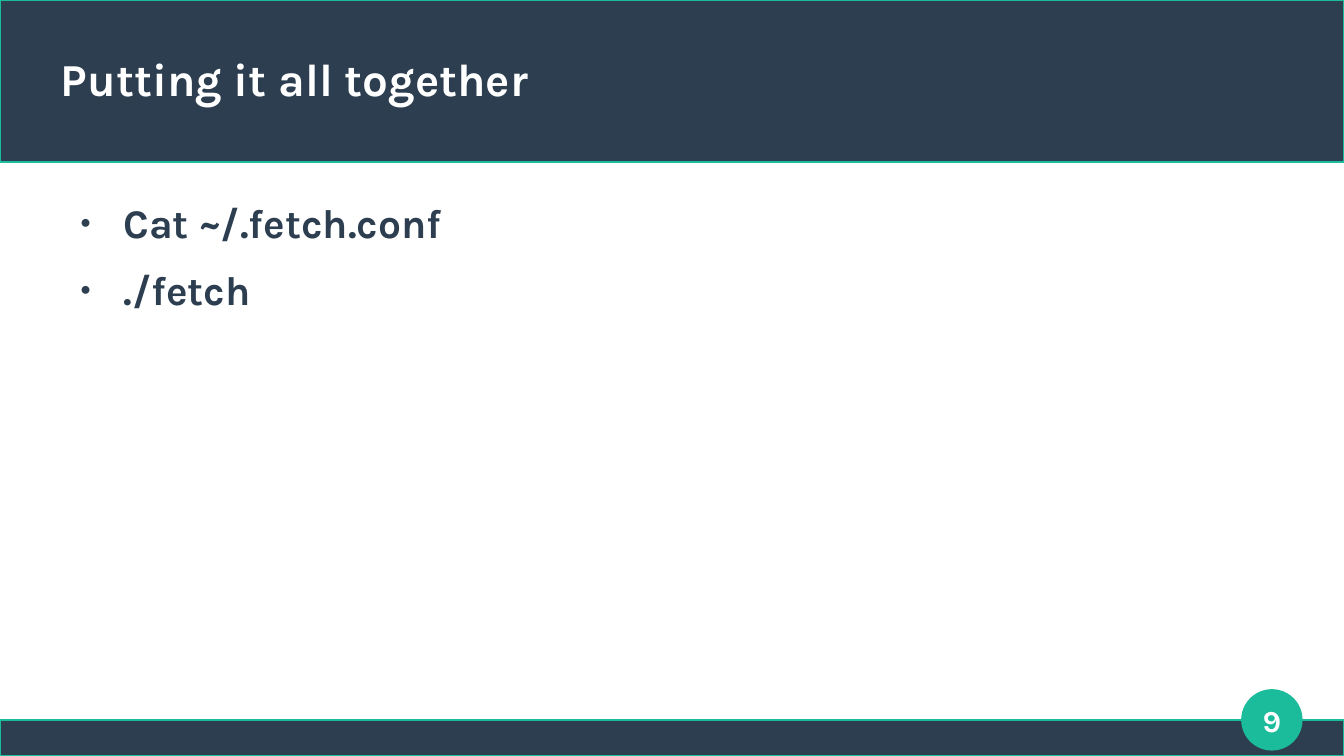
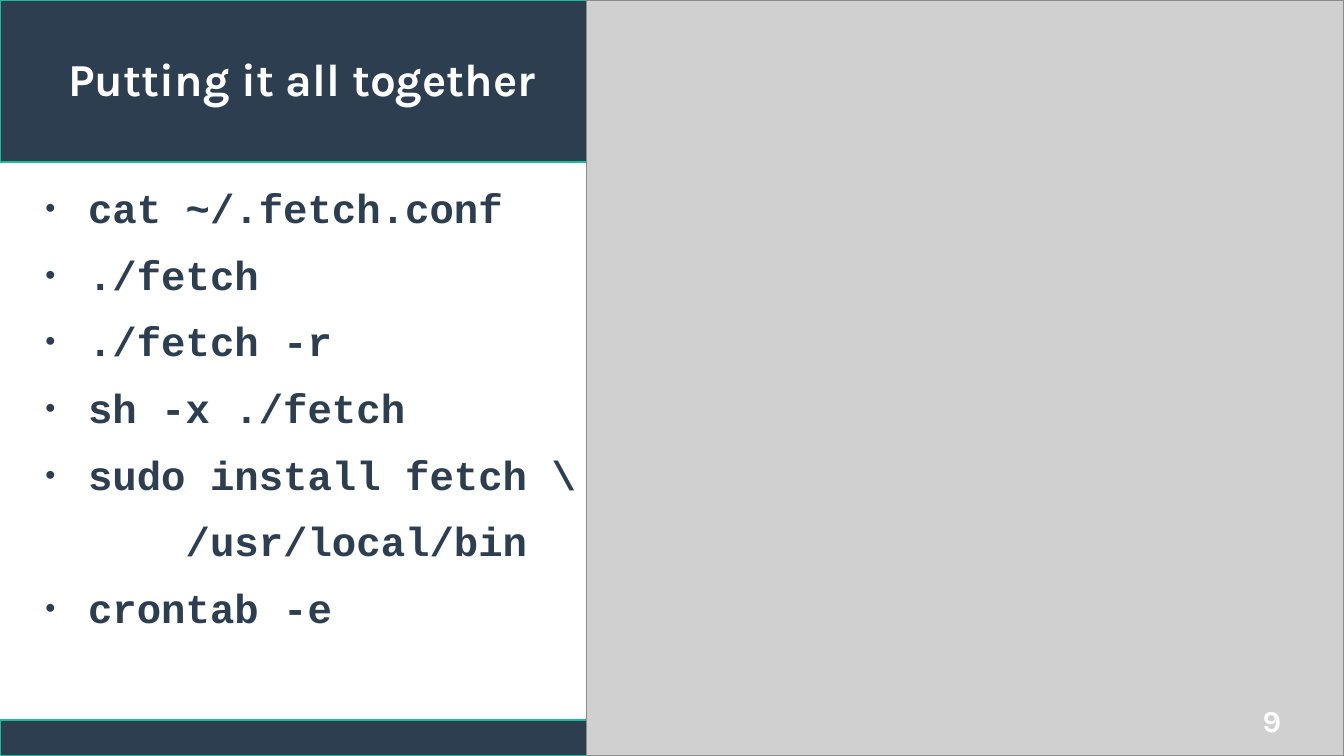
Before and after one commit to briankmatheson/sh-presentation, a slide deck: slide 9 of presentation.odp. Drawn at 1344x756 pixels with LibreOffice and Linux fonts; fonts in the diff are those of the drawing; grey boxes stand for pictures. Boxes give left, top, right and bottom in pixels: in the first picture for what was removed or moved away, otherwise in the second. Text is boxed around its words. In the diff, an @@ line names an element or a change of style, - is before the commit and + after.

```diff
--- a/presentation.odp
+++ b/presentation.odp
@@ picture added at [587,0,1344,756] @@
@@ title "Putting it all together": place and size @@
-title "Putting it all together" at [61,63,528,107]
+title "Putting it all together" at [68,63,535,107]
@@ text "cat ~/.fetch.conf": place and size @@
-text "cat ~/.fetch.conf" at [123,207,441,309]
+text "cat ~/.fetch.conf" at [88,194,527,624]
@@ text at [88,194,503,224]: text changed; font Karla to Courier New @@
-● Cat ~/.fetch.conf
+● cat ~/.fetch.conf
@@ text at [88,260,259,291]: font Karla to Courier New in "./fetch" @@
@@ text at [88,327,527,624]: paragraphs added @@
+● ./fetch -r
+● sh -x ./fetch
+● sudo install fetch \
+/usr/local/bin
+● crontab -e
@@ ellipse removed at [1243,690,1303,750] @@
```
Also in this commit, not shown: 4 other slides changed, 2 other files.
